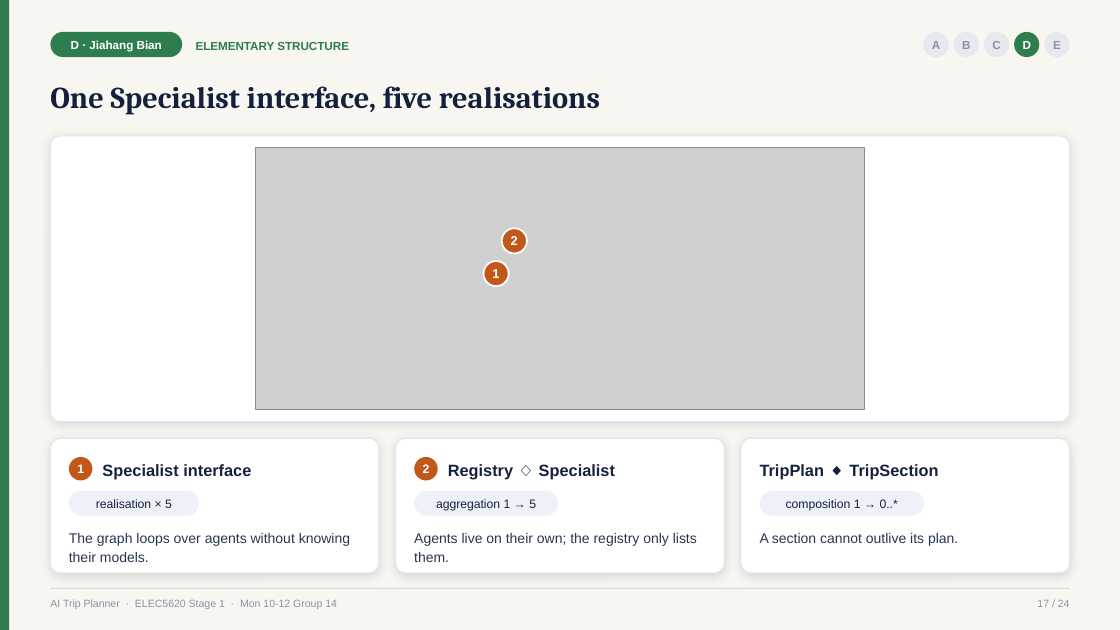
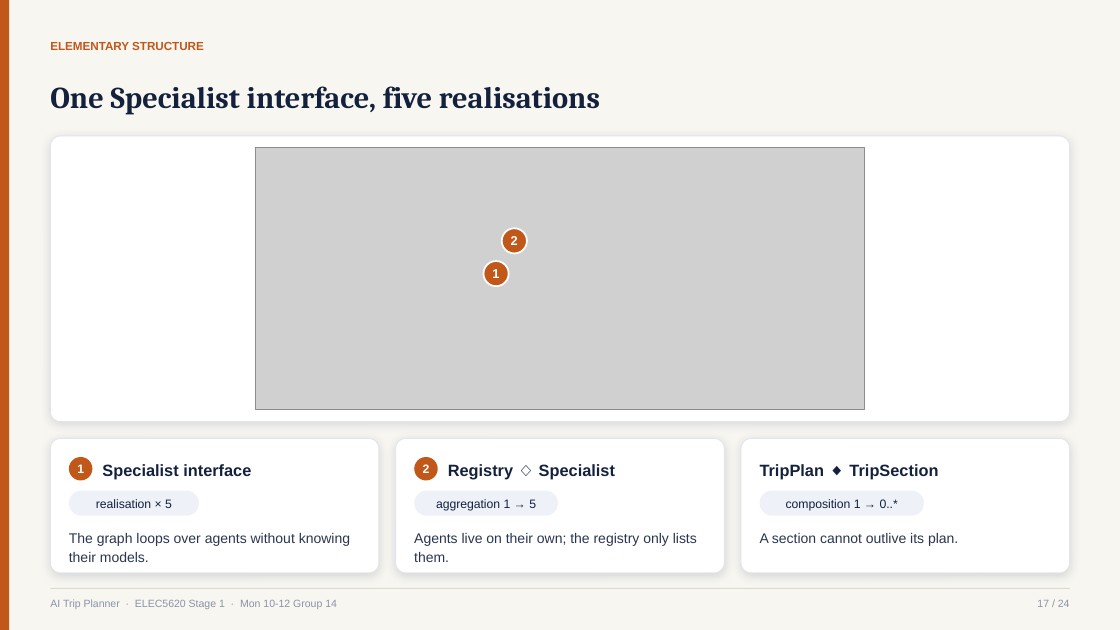
Before and after one commit to Lilstanie/AI_TRIP_PLANNER, a slide deck: slide 17 of submission/stage1/ELEC5620_Stage1_Slides.pptx. Drawn at 1120x630 pixels with LibreOffice and Linux fonts; fonts in the diff are those of the drawing; grey boxes stand for pictures. Boxes give left, top, right and bottom in pixels: in the first picture for what was removed or moved away, otherwise in the second. Text is boxed around its words. In the diff, an @@ line names an element or a change of style, - is before the commit and + after.

```diff
--- a/submission/stage1/ELEC5620_Stage1_Slides.pptx
+++ b/submission/stage1/ELEC5620_Stage1_Slides.pptx
@@ rectangle at (0, 0, 9, 630): fill #2E7D4F to #C2571A @@
@@ text "ELEMENTARY STRUCTURE": place and size @@
-text "ELEMENTARY STRUCTURE" at (196, 42, 349, 50)
+text "ELEMENTARY STRUCTURE" at (50, 42, 204, 50)
@@ text "ELEMENTARY STRUCTURE" at (50, 42, 204, 50): text colour #2E7D4F to #C2571A @@
@@ rounded rectangle removed at (50, 32, 182, 57) @@
-D · Jiahang Bian
@@ ellipse removed at (923, 32, 949, 57) @@
-A
@@ ellipse removed at (954, 32, 979, 57) @@
-B
@@ ellipse removed at (984, 32, 1009, 57) @@
-C
@@ ellipse removed at (1014, 32, 1039, 57) @@
-D
@@ ellipse removed at (1044, 32, 1070, 57) @@
-E
```
Also in this commit, not shown: 18 other slides changed, 3 slides added, 3 slides removed, 55 other files.
